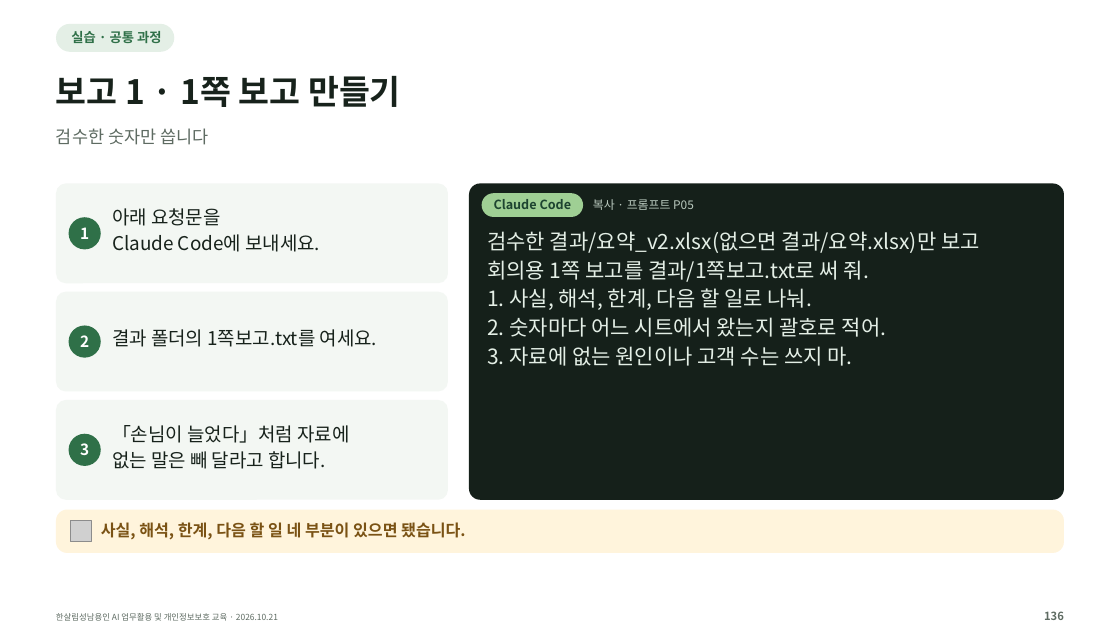
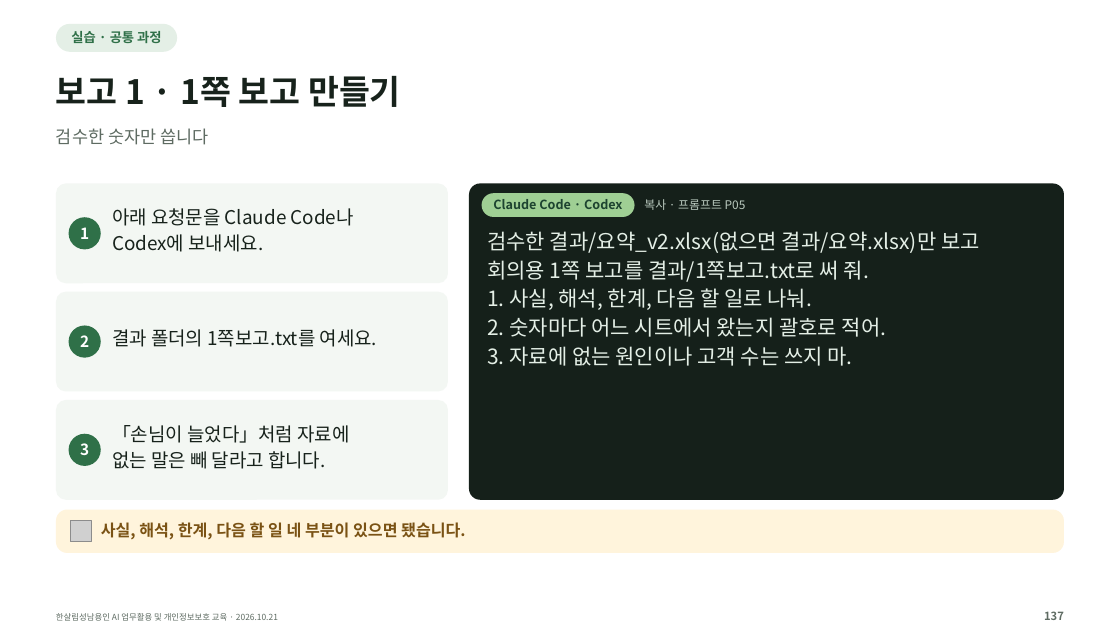
Before and after one commit to kscold/kscold-blog-version-2, a slide deck: slide 137 of apps/web/public/hansalim/files/한살림_AI교육_강의자료.pptx (slide 136 before the commit). Drawn at 1120x630 pixels with LibreOffice and Linux fonts; fonts in the diff are those of the drawing; grey boxes stand for pictures. Boxes give left, top, right and bottom in pixels: in the first picture for what was removed or moved away, otherwise in the second. Text is boxed around its words. In the diff, an @@ line names an element or a change of style, - is before the commit and + after.

```diff
--- a/apps/web/public/hansalim/files/한살림_AI교육_강의자료.pptx
+++ b/apps/web/public/hansalim/files/한살림_AI교육_강의자료.pptx
@@ text at bbox=[112, 208, 354, 252]: text changed @@
-아래 요청문을
-Claude Code에 보내세요.
+아래 요청문을 Claude Code나
+Codex에 보내세요.
@@ rounded rectangle: place and size @@
-rounded rectangle at bbox=[481, 193, 583, 217]
+rounded rectangle at bbox=[481, 193, 634, 217]
@@ text at bbox=[493, 199, 622, 209]: text changed @@
-Claude Code
+Claude Code · Codex
@@ text "복사 · 프롬프트 P05": place and size @@
-text "복사 · 프롬프트 P05" at bbox=[593, 199, 694, 210]
+text "복사 · 프롬프트 P05" at bbox=[644, 199, 746, 210]
@@ text at bbox=[1044, 611, 1064, 620]: text changed @@
-136
+137
```
Also in this commit, not shown: 151 other slides changed, 2 slides added, 1 slide removed, 3 other files.
